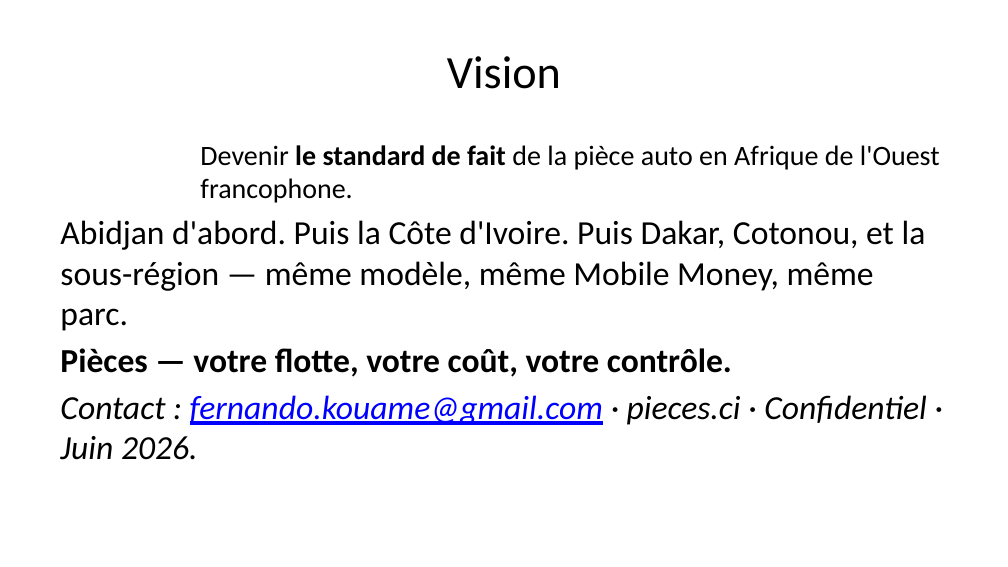
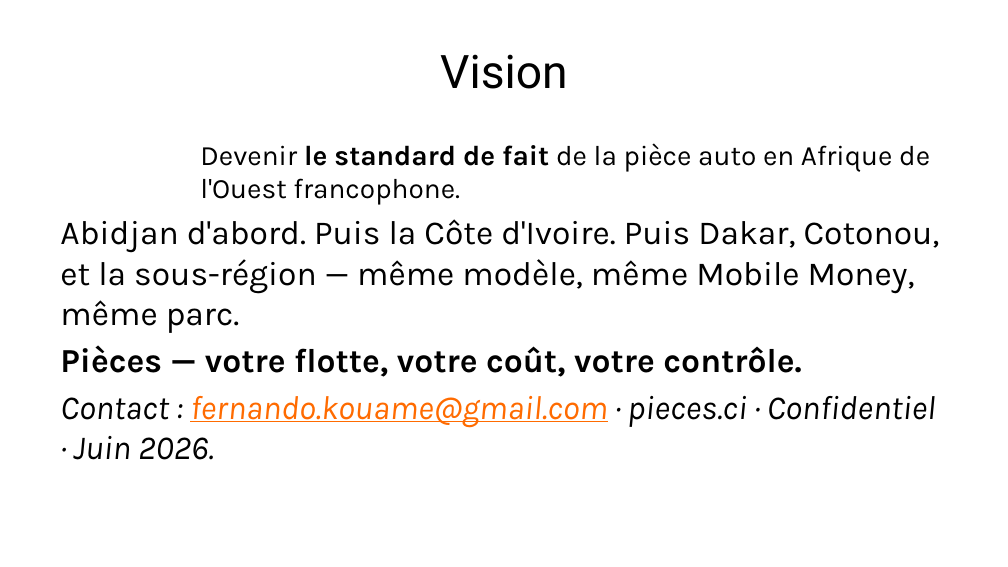
Before and after one commit to Fefer79/pieces, a slide deck: slide 14 of docs/pitch-deck-pieces-2026-06.pptx. Drawn at 1008x567 pixels with LibreOffice and Linux fonts; fonts in the diff are those of the drawing. Boxes give left, top, right and bottom in pixels: in the first picture for what was removed or moved away, otherwise in the second. Text is boxed around its words. In the diff, an @@ line names an element or a change of style, - is before the commit and + after.

```diff
--- a/docs/pitch-deck-pieces-2026-06.pptx
+++ b/docs/pitch-deck-pieces-2026-06.pptx
@@ title "Vision" at (440,54,567,89): font Calibri to Roboto @@
@@ text "Devenir le standard de fait ..." at (60,143,940,460): font Calibri to Karla; text colour #0000FF to #FF6B00 in "fernando.kouame@gmail.com" @@
```
Also in this commit, not shown: 13 other slides changed, 2 other files.
